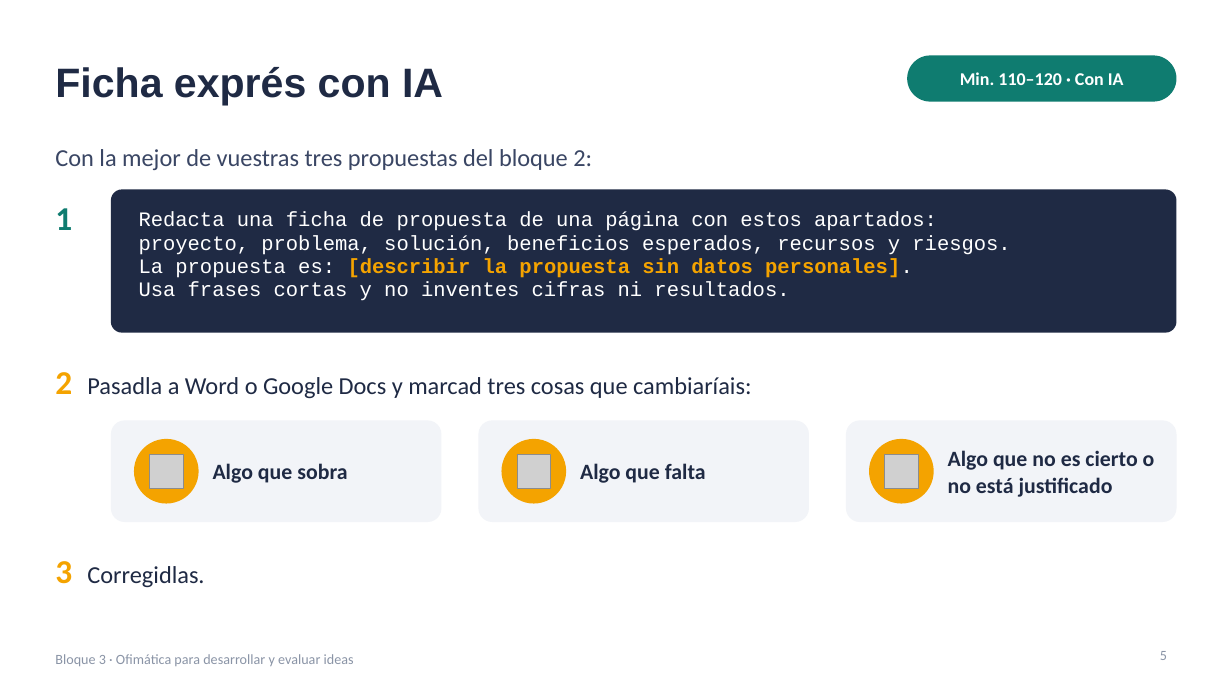
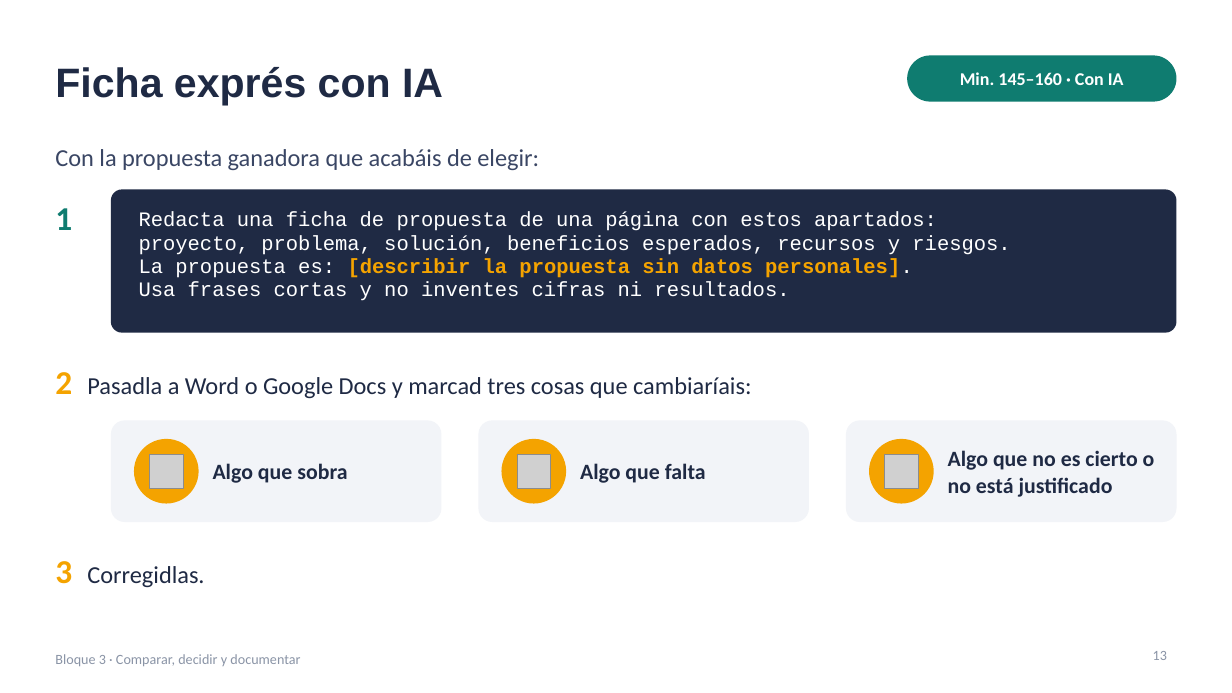
Before and after one commit to jjnieto/creatividad-ofimatica-ia, a slide deck: slide 13 of diapositivas/bloque3.pptx (slide 5 before the commit). Drawn at 1232x693 pixels with LibreOffice and Linux fonts; fonts in the diff are those of the drawing; grey boxes stand for pictures. Boxes give left, top, right and bottom in pixels: in the first picture for what was removed or moved away, otherwise in the second. Text is boxed around its words. In the diff, an @@ line names an element or a change of style, - is before the commit and + after.

```diff
--- a/diapositivas/bloque3.pptx
+++ b/diapositivas/bloque3.pptx
@@ text at bbox=[960, 72, 1124, 85]: text changed @@
-Min. 110–120 · Con IA
+Min. 145–160 · Con IA
@@ text at bbox=[55, 149, 539, 170]: text changed @@
-Con la mejor de vuestras tres propuestas del bloque 2:
+Con la propuesta ganadora que acabáis de elegir:
@@ text at bbox=[55, 654, 300, 666]: text changed @@
-Bloque 3 · Ofimática para desarrollar y evaluar ideas
+Bloque 3 · Comparar, decidir y documentar
@@ page number at bbox=[1153, 651, 1167, 660]: text changed @@
-5
+13
```
Also in this commit, not shown: 14 other slides changed, 1 slide added, 1 other file.
